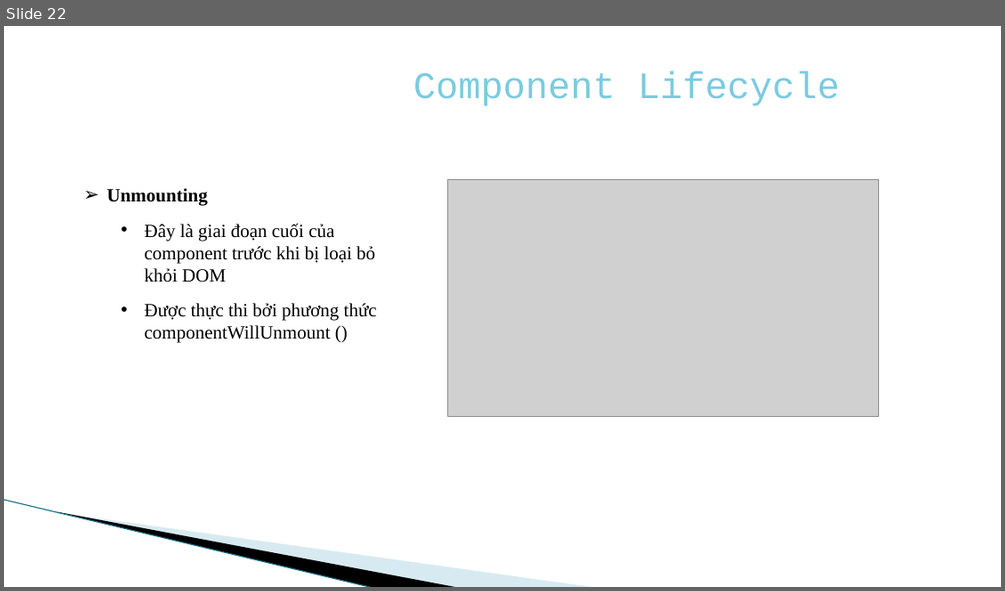
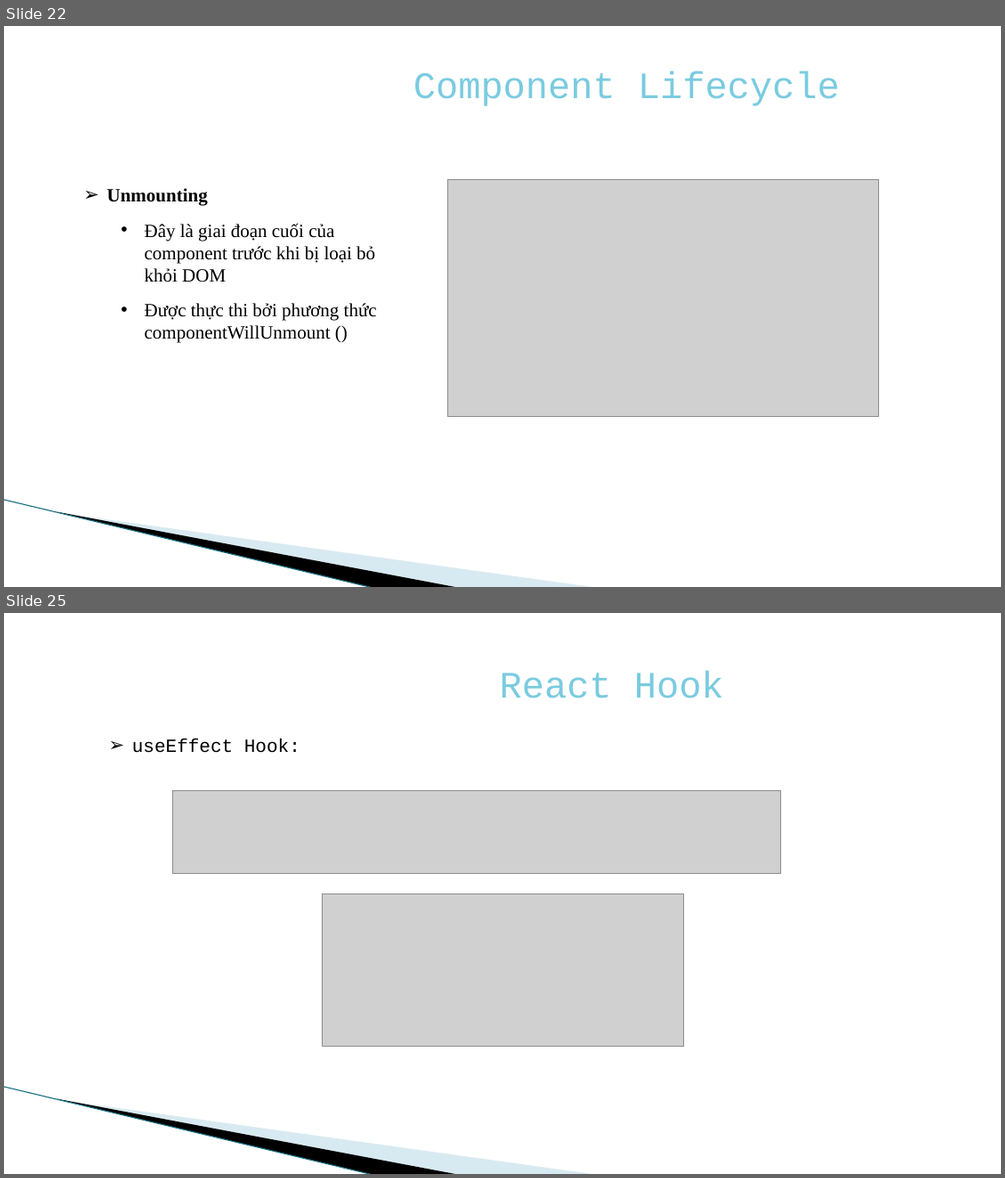
Before and after one commit to dungtranviet/demo, a slide deck: reactjs.pptx. Shown one above the other, each under a label of ours: slide 22 before the commit, slides 22 and 25 after it; the slides between them are not shown. The pictures are 1005x591 and 1005x1178 pixels, drawn with LibreOffice and Linux fonts; fonts in the diff are those of the drawing; grey boxes stand for pictures; background and template pictures are left out. Boxes give left, top, right and bottom in pixels: in the first picture for what was removed or moved away, otherwise in the second. Text is boxed around its words. In the diff, an @@ line names an element or a change of style, - is before the commit and + after.

```diff
--- a/reactjs.pptx
+++ b/reactjs.pptx
@@ slide 25 added at (4, 613, 1001, 1174), background #FFFFFF; not listed: 3 template elements that a slide beside it also shows @@
@@ text added at (500, 671, 724, 698), 36 pt, text #7ACBE0 @@
+React Hook
@@ text added at (132, 738, 300, 753), 18 pt, text #000000 @@
+➢ useEffect Hook:
@@ picture added at (172, 791, 781, 873) @@
@@ picture added at (322, 893, 683, 1046) @@
```
Also in this commit, not shown: 9 other slides added, 6 other files.
